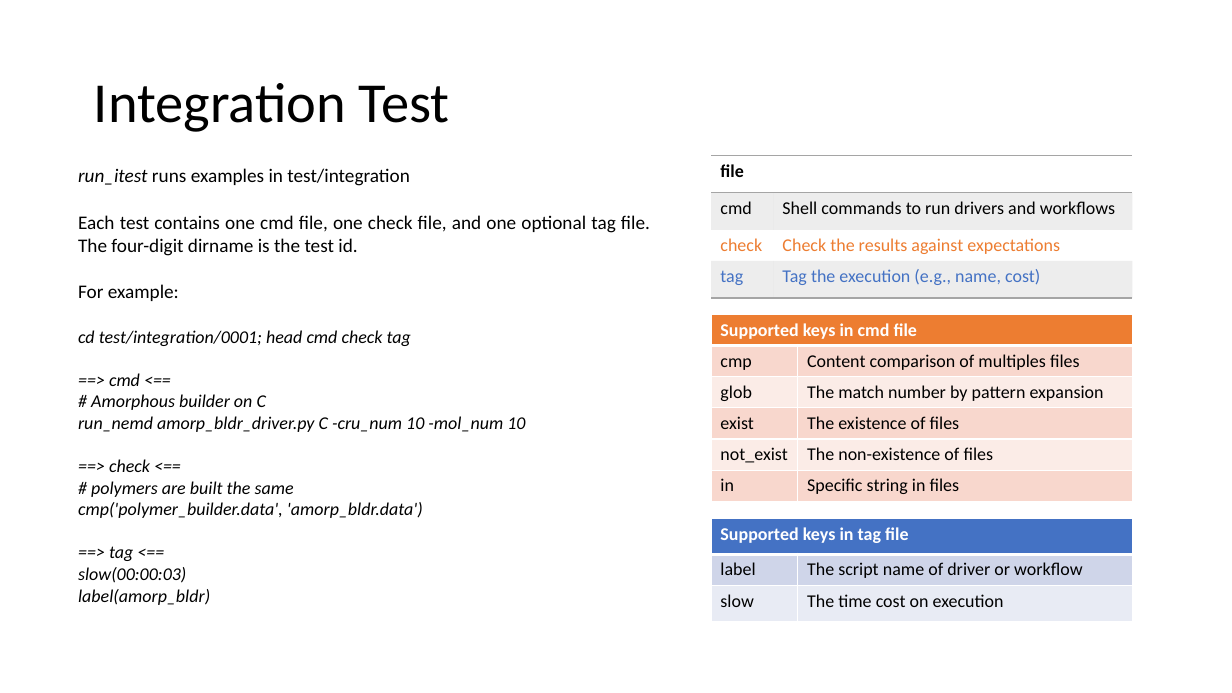
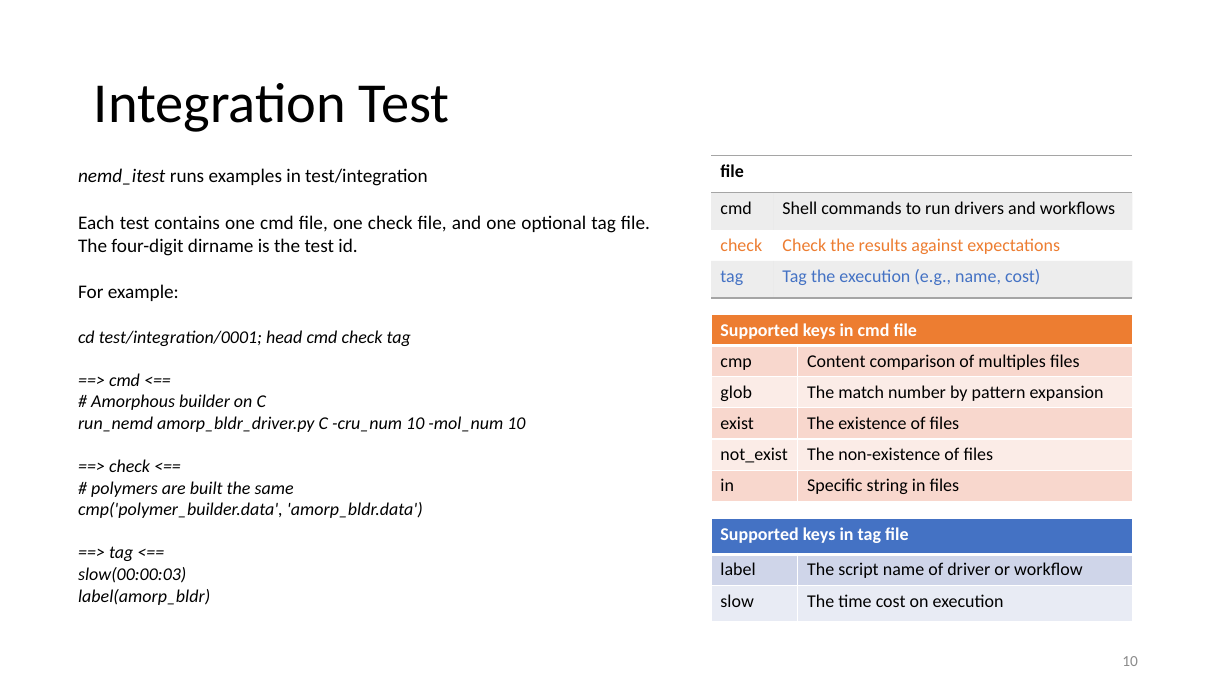
Before and after one commit to zhteg4pvt/nemd, a slide deck: slide 10 of docs/power_point/nemd.pptx. Drawn at 1232x693 pixels with LibreOffice and Linux fonts; fonts in the diff are those of the drawing. Boxes give left, top, right and bottom in pixels: in the first picture for what was removed or moved away, otherwise in the second. Text is boxed around its words. In the diff, an @@ line names an element or a change of style, - is before the commit and + after.

Commit message:
ppt updated premake add NEMD_SRC, and modifies PATH & PYTHONPATH

```diff
--- a/docs/power_point/nemd.pptx
+++ b/docs/power_point/nemd.pptx
@@ text at (78,168,427,186): text changed @@
-run_itest runs examples in test/integration
+nemd_itest runs examples in test/integration
@@ page number added at (1122,656,1138,666), 12 pt, text #8C8C8C @@
+10
```
Also in this commit, not shown: 14 other slides changed, 2 other files.
